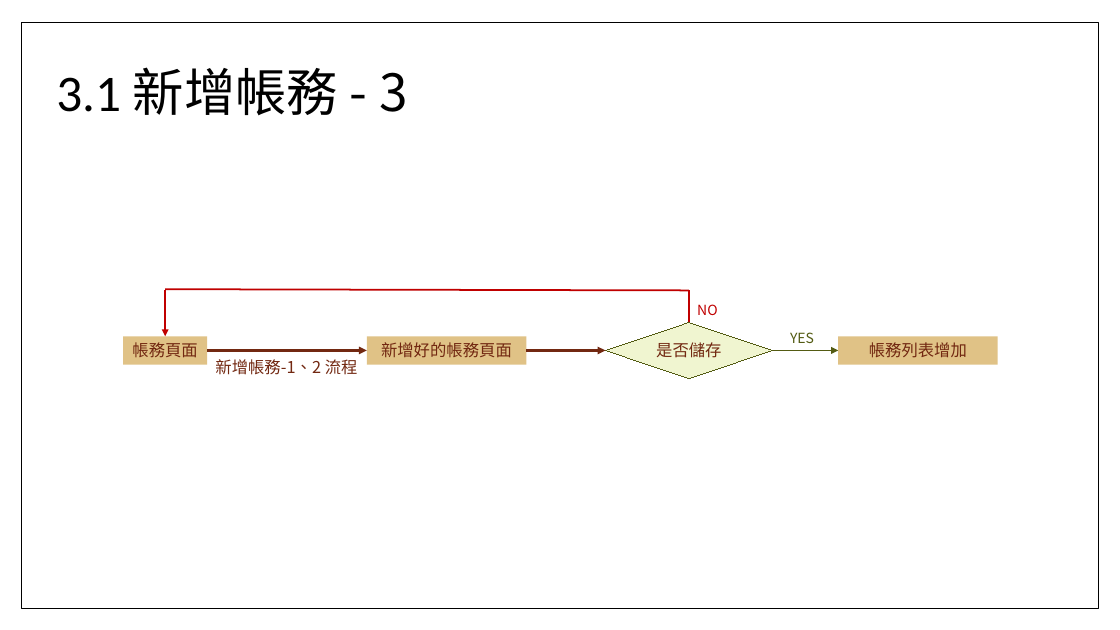
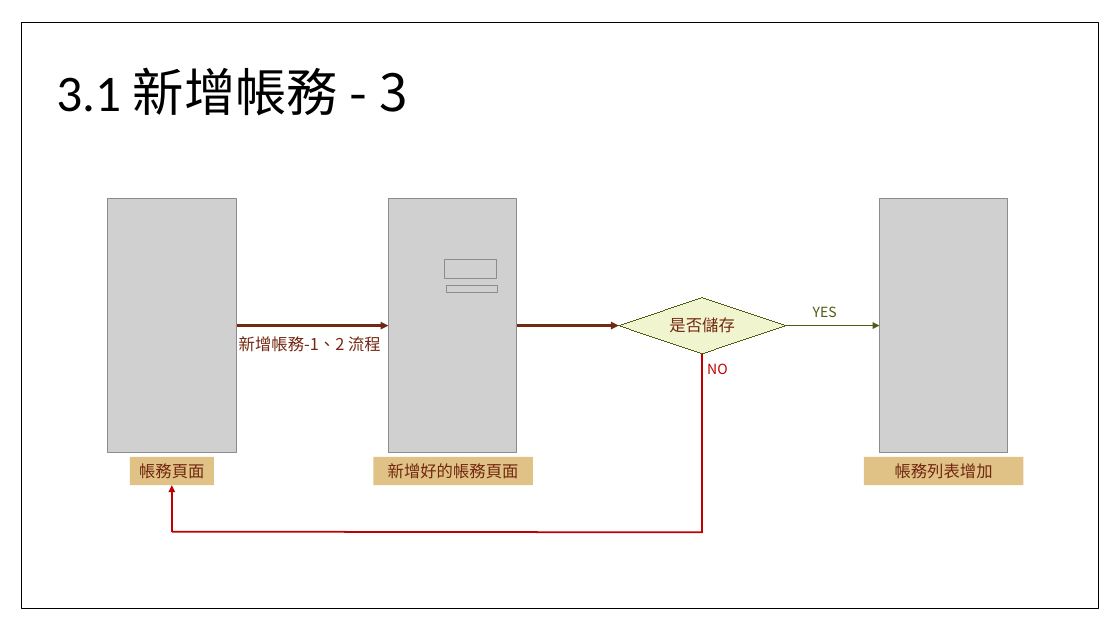
Before and after one commit to TzuHua0706/wk6, a slide deck: slide 12 of UX framework for MoneyCare.pptx. Drawn at 1120x630 pixels with LibreOffice and Linux fonts; fonts in the diff are those of the drawing; grey boxes stand for pictures; background and template pictures are left out. Boxes give left, top, right and bottom in pixels: in the first picture for what was removed or moved away, otherwise in the second. Text is boxed around its words. In the diff, an @@ line names an element or a change of style, - is before the commit and + after.

```diff
--- a/UX framework for MoneyCare.pptx
+++ b/UX framework for MoneyCare.pptx
@@ picture added at box(108, 198, 236, 453) @@
@@ picture added at box(388, 198, 517, 453) @@
@@ picture added at box(880, 198, 1008, 453) @@
@@ picture added at box(444, 260, 496, 279) @@
@@ picture added at box(447, 286, 498, 293) @@
@@ diamond "是否儲存": place and size @@
-diamond "是否儲存" at box(606, 323, 773, 379)
+diamond "是否儲存" at box(619, 297, 786, 354)
@@ text "YES": place and size @@
-text "YES" at box(790, 332, 814, 343)
+text "YES" at box(813, 306, 837, 317)
@@ arrow moved from (208, 350) - (367, 350) to (236, 326) - (388, 326) @@
@@ arrow moved from (527, 350) - (606, 350) to (517, 326) - (619, 326) @@
@@ arrow moved from (773, 350) - (839, 350) to (786, 326) - (880, 326) @@
@@ text "新增帳務-1、2 流程": place and size @@
-text "新增帳務-1、2 流程" at box(215, 359, 358, 375)
+text "新增帳務-1、2 流程" at box(239, 336, 381, 352)
@@ text "NO": place and size @@
-text "NO" at box(697, 304, 717, 315)
+text "NO" at box(707, 363, 727, 374)
@@ line moved from (689, 323) - (689, 291) to (702, 533) - (702, 354) @@
@@ rectangle "帳務頁面": place and size @@
-rectangle "帳務頁面" at box(124, 336, 208, 365)
+rectangle "帳務頁面" at box(130, 457, 214, 486)
@@ rectangle "新增好的帳務頁面": place and size @@
-rectangle "新增好的帳務頁面" at box(367, 336, 527, 365)
+rectangle "新增好的帳務頁面" at box(374, 457, 534, 486)
@@ rectangle "帳務列表增加": place and size @@
-rectangle "帳務列表增加" at box(839, 336, 998, 365)
+rectangle "帳務列表增加" at box(865, 457, 1024, 486)
@@ arrow moved from (166, 291) - (166, 336) to (172, 532) - (172, 486) @@
@@ line moved from (166, 289) - (689, 291) to (172, 532) - (702, 533) @@
```
Also in this commit, not shown: 8 other slides changed, 3 slides added, 1 other file.
